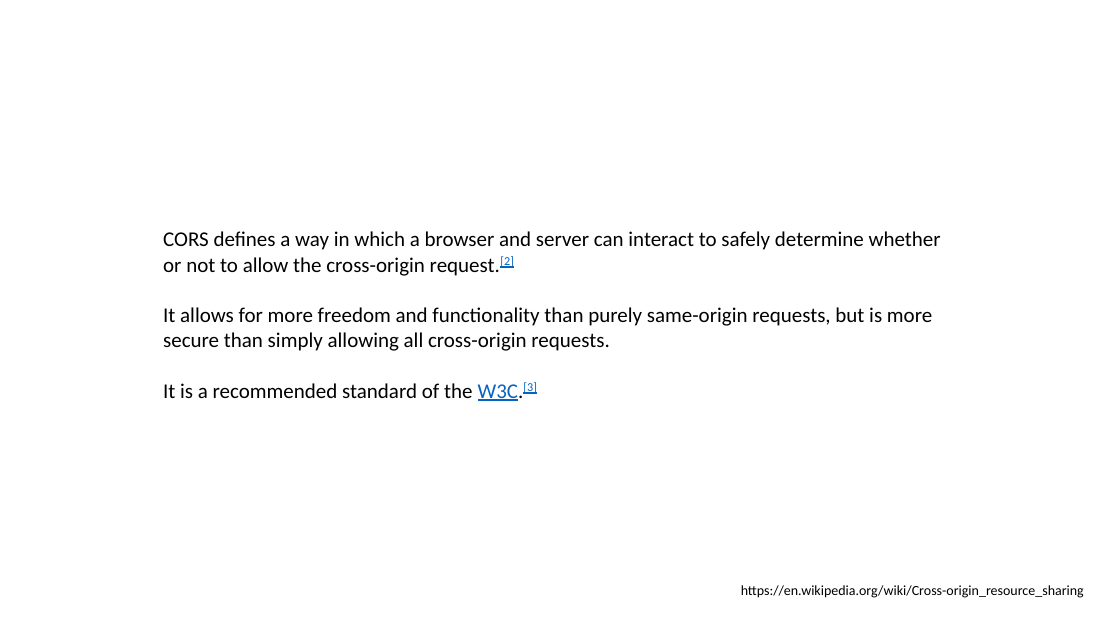
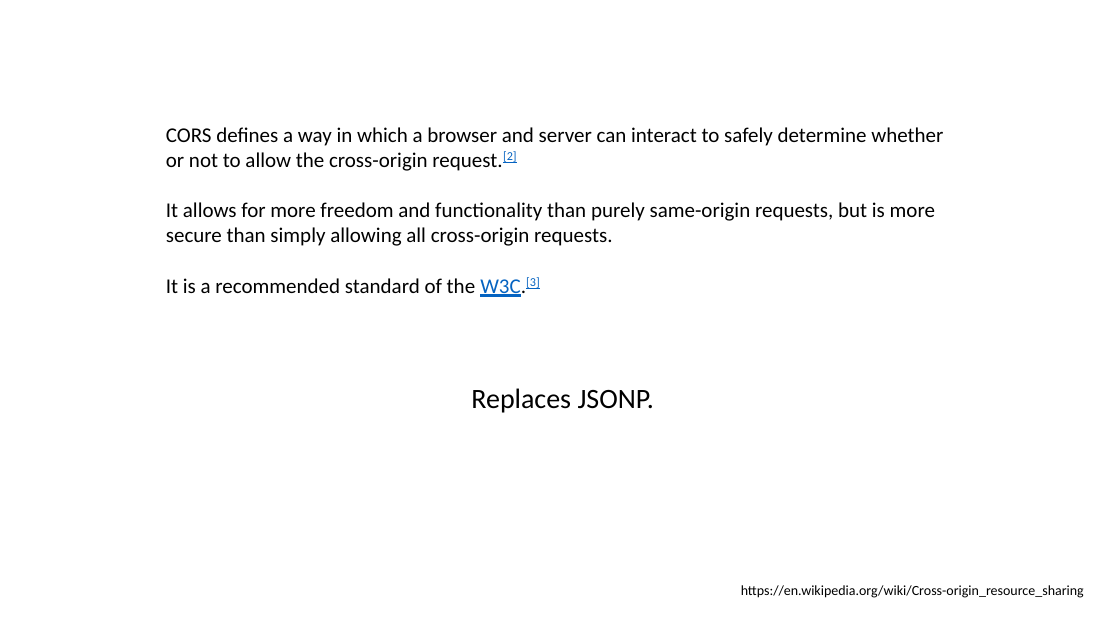
Before and after one commit to altenstedt/OpKoKo.15.2.WebApi, a slide deck: slide 2 of CORS.pptx. Drawn at 1120x630 pixels with LibreOffice and Linux fonts; fonts in the diff are those of the drawing. Boxes give left, top, right and bottom in pixels: in the first picture for what was removed or moved away, otherwise in the second. Text is boxed around its words. In the diff, an @@ line names an element or a change of style, - is before the commit and + after.

```diff
--- a/CORS.pptx
+++ b/CORS.pptx
@@ text "CORS defines a way in ...": place and size @@
-text "CORS defines a way in ..." at <box>163,231,941,401</box>
+text "CORS defines a way in ..." at <box>166,127,943,297</box>
@@ text added at <box>471,388,654,413</box>, 24 pt, text #000000 @@
+Replaces JSONP.
```
